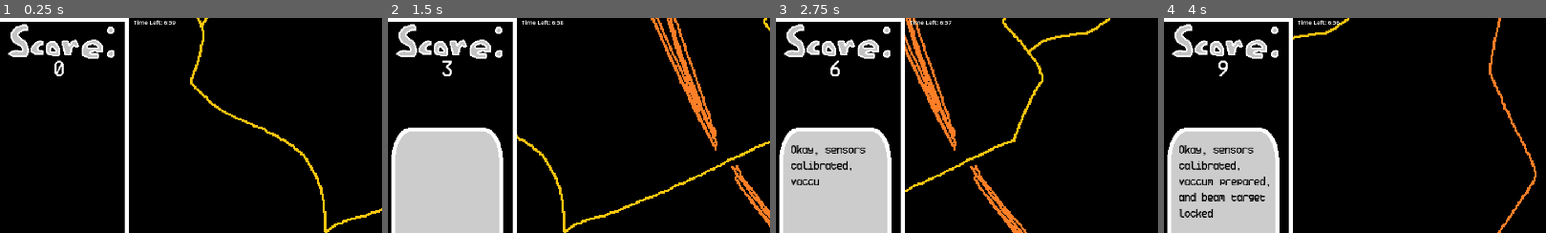
Above: before the commit, frames 1-4 (left to right).
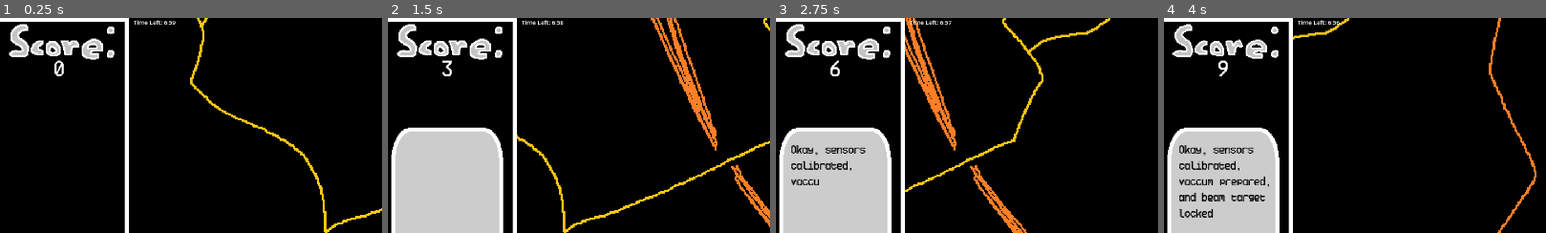
Above: after the commit, the same moments.

Repository: Quill-x/Atom
Game: Godot game, scene res://scenes/Level.tscn
Same seed, same stepped clock (60 frames per second), same inputs: the game is played once before the commit and once after it. This scene is started directly instead of the project's main scene.
Inputs:
- Up to frame 1 (0.25 s): no input
- Up to frame 2 (1.5 s): hold D (Right) 0.53-1.28 s; hold Shift (Slow) 0.53-1.28 s; hold S (Down) from 1.28 s (still down); tap Shift (Slow) at 1.35 s
- Up to frame 3 (2.75 s): release S (Down) at 2.03 s; hold D (Right) from 2.03 s (still down); hold Shift (Slow) from 2.03 s (still down)
- Up to frame 4 (4 s): release D (Right) at 2.78 s; release Shift (Slow) at 2.78 s; hold Up (Up) 2.78-3.53 s; tap Shift (Slow) at 2.85 s; hold A (Left) from 3.53 s (still down); hold Shift (Slow) from 3.53 s (still down)
The pictures show only the part of the screen within x 1-51%, y 0-50%; the shares and areas given below are measured in that part.

The runs differ from the first frame. In frame 1, 0.5% of the frame differs, in the area x 2-30%, y 2-20%; in frame 2, 0.5%; in frame 3, 0.5%; in frame 4, nothing differs.

Commit message:
Added Fun Facts

Diff:
--- a/scenes/Level.tscn
+++ b/scenes/Level.tscn
@@ -20,6 +20,7 @@
 [ext_resource type="Texture2D" uid="uid://bui45rc4a0h4v" path="res://images/alert.png" id="16_5h385"]
 [ext_resource type="Texture2D" uid="uid://3dimg5rb4o2q" path="res://images/tutorial.png" id="17_o0qr8"]
 [ext_resource type="Script" path="res://scenes/wave.gd" id="18_3amqj"]
+[ext_resource type="Script" path="res://scenes/fun_facts.gd" id="20_sc514"]
 
 [sub_resource type="RectangleShape2D" id="RectangleShape2D_eqigd"]
 size = Vector2(103, 1320)
@@ -127,6 +128,18 @@
 "update": 0,
 "values": [Vector2(-85, 272.5), Vector2(-85, 272.5), Vector2(85, 272.5)]
 }
+tracks/4/type = "value"
+tracks/4/imported = false
+tracks/4/enabled = true
+tracks/4/path = NodePath("../../Fun Fact:position")
+tracks/4/interp = 1
+tracks/4/loop_wrap = true
+tracks/4/keys = {
+"times": PackedFloat32Array(0, 0.633333, 1),
+"transitions": PackedFloat32Array(1, 0.217638, 1),
+"update": 0,
+"values": [Vector2(0, 0), Vector2(0, 0), Vector2(-300, 0)]
+}
 
 [sub_resource type="Animation" id="Animation_5dqf0"]
 resource_name = "Disappear"
@@ -167,6 +180,18 @@
 "update": 0,
 "values": [Vector2(85, 272.5), Vector2(-85, 272.5)]
 }
+tracks/3/type = "value"
+tracks/3/imported = false
+tracks/3/enabled = true
+tracks/3/path = NodePath("../../Fun Fact:position")
+tracks/3/interp = 1
+tracks/3/loop_wrap = true
+tracks/3/keys = {
+"times": PackedFloat32Array(0.433333, 0.766667, 0.933333),
+"transitions": PackedFloat32Array(0.406126, 1, 0.217638),
+"update": 0,
+"values": [Vector2(-300, 0), Vector2(0, 0), Vector2(0, 0)]
+}
 
 [sub_resource type="Animation" id="Animation_witj5"]
 length = 0.001
@@ -217,6 +242,18 @@
 "transitions": PackedFloat32Array(1),
 "update": 0,
 "values": [Vector2(-99, 272.5)]
+}
+tracks/4/type = "value"
+tracks/4/imported = false
+tracks/4/enabled = true
+tracks/4/path = NodePath("../../Fun Fact:position")
+tracks/4/interp = 1
+tracks/4/loop_wrap = true
+tracks/4/keys = {
+"times": PackedFloat32Array(0),
+"transitions": PackedFloat32Array(1),
+"update": 0,
+"values": [Vector2(0, 0)]
 }
 
 [sub_resource type="AnimationLibrary" id="AnimationLibrary_4itc0"]
@@ -416,13 +453,13 @@
 offset_right = 40.0
 offset_bottom = 40.0
 
-[node name="Sprite2D" type="AnimatedSprite2D" parent="Control"]
+[node name="Score" type="AnimatedSprite2D" parent="Control"]
 z_index = 2
 position = Vector2(-866, -513)
 scale = Vector2(2, 2)
 sprite_frames = SubResource("SpriteFrames_xfrgs")
 autoplay = "default"
-frame_progress = 0.919043
+frame_progress = 0.0376205
 
 [node name="DialogueBox" type="Sprite2D" parent="Control"]
 z_index = 1
@@ -445,9 +482,18 @@
 offset_bottom = 91.0
 theme_override_colors/font_color = Color(0, 0, 0, 1)
 theme_override_fonts/font = ExtResource("11_crmgr")
+text = "\"Hey Lawrence,
+we might have
+to turn this
+accelerator's
+flow higher
+than the level
+that its
+supposed to
+be..."
 
 [node name="Seaborg" type="AnimatedSprite2D" parent="Control/DialogueBox"]
-z_index = 1
+z_index = 10
 texture_filter = 1
 material = SubResource("ShaderMaterial_dfq0v")
 position = Vector2(87, -750)
@@ -507,9 +553,23 @@
 offset_bottom = -391.0
 theme_override_fonts/font = ExtResource("11_crmgr")
 theme_override_font_sizes/font_size = 60
-text = "Score:"
+text = "123"
 horizontal_alignment = 1
 script = ExtResource("10_laqys")
+
+[node name="Fun Fact" type="Sprite2D" parent="Control"]
+
+[node name="Fun Fact" type="Label" parent="Control/Fun Fact"]
+z_index = 2
+offset_left = -1011.0
+offset_top = -412.0
+offset_right = -713.0
+offset_bottom = 440.0
+theme_override_fonts/font = ExtResource("11_crmgr")
+theme_override_font_sizes/font_size = 35
+text = "Super Duper Ultra Epic Fun Fact: Atoms are cool!"
+autowrap_mode = 3
+script = ExtResource("20_sc514")
 
 [node name="Wave" type="Label" parent="."]
 visible = false
--- a/scenes/alpha.gd
+++ b/scenes/alpha.gd
@@ -15,6 +15,8 @@
 	$Squish.play("squish")
 
 func _physics_process(delta: float) -> void:
+	if GlobalTimer.game_done:
+		queue_free()
 	velocity.x = -BASE_SPEED
 	velocity.y = BASE_SPEED*2 * current_y_dir
 	move_and_slide()
--- a/scenes/beta_minus.gd
+++ b/scenes/beta_minus.gd
@@ -17,6 +17,8 @@
 	position.x = RandomNumberGenerator.new().randf_range(-300, 300)
 
 func _physics_process(delta):
+	if GlobalTimer.game_done:
+		queue_free()
 	if !$Nucleus/AnimatedSprite2D.is_playing():
 		if electronInstance == null and !has_summoned_electron:
 			electronInstance = electronScene.instantiate()
--- a/scenes/deuteron.gd
+++ b/scenes/deuteron.gd
@@ -21,6 +21,8 @@
 	$Base.rotation = deg_to_rad(RandomNumberGenerator.new().randi_range(1,2) * 180)
 
 func _physics_process(delta: float) -> void:
+	if GlobalTimer.game_done:
+		queue_free()
 	rotation_timer -= delta
 	speed *= SPEED_INCREASE
 	velocity.x = -speed
--- a/scenes/dialogue_box.gd
+++ b/scenes/dialogue_box.gd
@@ -52,7 +52,7 @@
 DEUTRON FLOW!
 LETS GET THIS
 CYCLOTRON UP
-AND RUNNIN'!!!",3,false)
+AND RUNNIN'!!!",4.5,false)
 	if floor(GlobalTimer.time) == 675 - GlobalTimer.timer_subtract:
 		$Tutorial/AnimationPlayer.play("tutorial")
 
@@ -138,11 +138,12 @@
 			display_text("Hey Lawrence,
 we might have
 to turn this
-bad boy up,
-higher than
-the level that
-its supposed
-to be...",3,false)
+accelerator's
+flow higher
+than the level
+that its
+supposed to
+be...",3,false)
 	if floor(GlobalTimer.time) ==  468 - GlobalTimer.timer_subtract:
 		$SpeechBubble/Label.text = ""
 		$Seaborg/AnimationPlayer.play("Appear")
--- a/scenes/electron.gd
+++ b/scenes/electron.gd
@@ -39,6 +39,8 @@
 
 
 func _physics_process(delta):
+	if GlobalTimer.game_done:
+		queue_free()
 	Engine.set_physics_ticks_per_second(DisplayServer.screen_get_refresh_rate())
 	if State == "Normal":
 		pass
--- /dev/null
+++ b/scenes/fun_facts.gd
@@ -0,0 +1,37 @@
+extends Label
+
+var fun_facts = ["Super Duper Ultra Epic Fun Fact:
+
+So many elements were discovered in Berekely in a row that they named an element after themseleves!",
+"Super Duper Ultra Epic Fun Fact:
+
+Americium, one of the nan-made elements is used in smoke alarms! It makes the air inside the detector conduct electricity, and smoke blocks that conductivity.",
+"Super Duper Ultra Epic Fun Fact:
+
+Albert Ghiorso, co-discoverer of twelve elements, supposedly held the world record for the longest ham radio. He was able to pick up radio from Ohio all the way in California.",
+"Super Duper Ultra Epic Fun Fact:
+
+Victor Ninov, co-discoverer of three elements and a Bulgarian, liked going around to every Italian restaurant in a German city and ranking their Spaghetti Carbonara.",
+"Super Duper Ultra Epic Fun Fact:
+
+Not all man-made elements were created in labs; some were produced during the explosions of nuclear bombs!",
+"Super Duper Ultra Epic Fun Fact:
+
+When Glenn Seaborg was tasked with creating plutonium to fuel an atomic bomb during the Manhattan Project, a beaker fell over, and half the world's supply of plutonium was absorbed into a newspaper.",
+"Super Duper Ultra Epic UnFun Fact:
+
+The \"Lawrence\" referred to throughout the dialogue of this game is Ernest Lawrence, the inventor of the cyclotron!",
+"Super Duper Ultra Epic UnFun Fact:
+
+Cyclotrons are used instead of the normal particle accelerators, as the normal ones are way too strong for creating new elements. All the targets will end up like Adam (from the opening cutscene) if they are used.",
+"Super Duper Ultra Epic UnFun Fact:
+
+Cyclotrons are particle accelerators that spin particles in a spiral path within a circle. These are usually way smaller than most particle accelerators."
+]
+func _process(delta):
+	if GlobalTimer.time > 420-15:
+		text = ""
+	if GlobalTimer.time < 420-15:
+		text = fun_facts[floor(GlobalTimer.time/45)] + "
+
+		New Fun Fact in " + str(floor(fmod(GlobalTimer.time,45))) + " seconds."
--- a/scenes/sine_nucleus.gd
+++ b/scenes/sine_nucleus.gd
@@ -7,6 +7,8 @@
 var sineTime = 0
 
 func _physics_process(delta):
+	if GlobalTimer.game_done:
+		queue_free()
 	if position.x <= -1200:
 		queue_free()
 	velocity.y = -sin(sineTime)*100
--- a/scenes/timer.gd
+++ b/scenes/timer.gd
@@ -3,15 +3,18 @@
 var timer_subtract = 150+120
 var in_game = false
 var time = 690-timer_subtract
-#var time = 70
+#var time = 30
 var minutes = 0
 var seconds = 0
+var game_done = false
 
 func _ready():
 	pass # Replace with function body.
 
 
 func _process(delta):
+	if time < 6:
+		game_done = true
 	if in_game:
 		time -= delta
 		minutes = floor(time/60)
Not shown: 1 places in scenes/Level.tscn that only renumber resources
